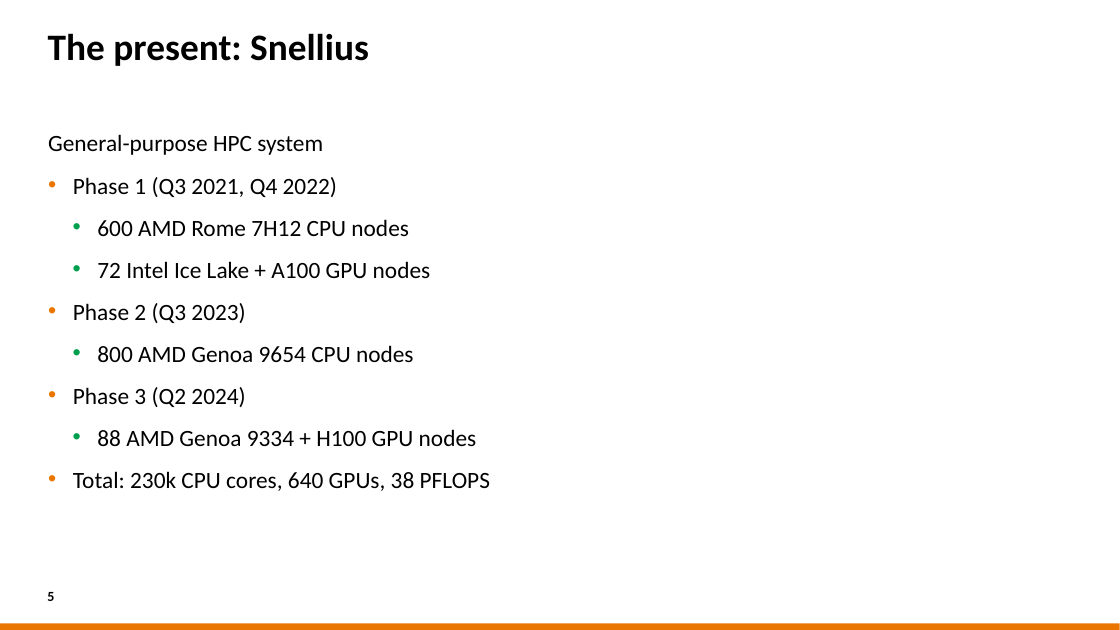
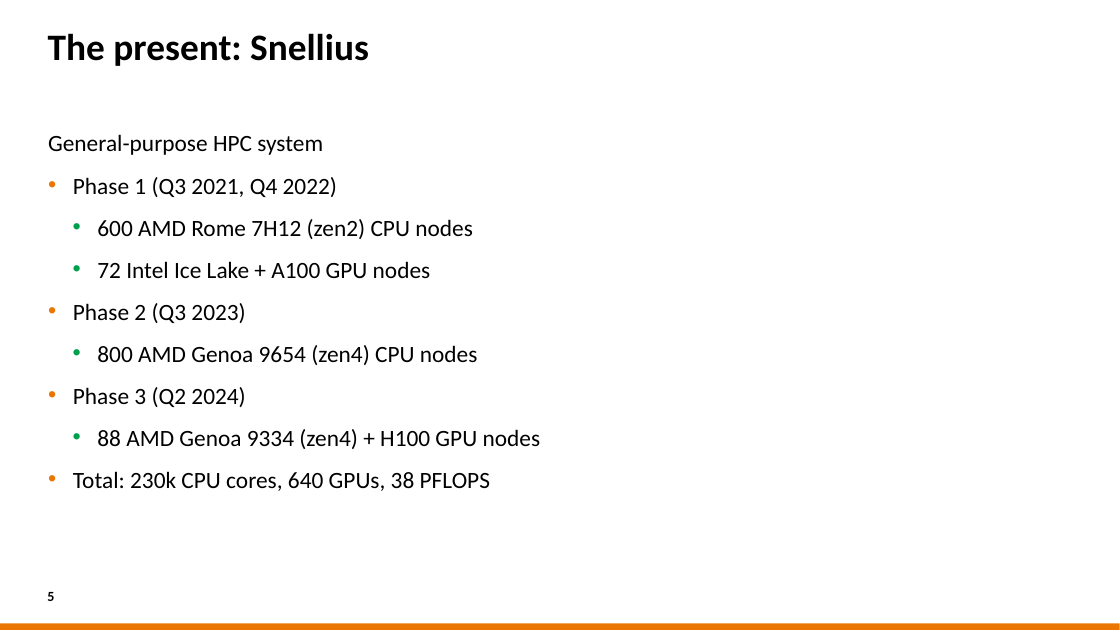
Before and after one commit to casparvl/EUM25, a slide deck: slide 5 of 2025-03-18 EasyBuild User Meeting - EasyBuild at SURF.pptx. Drawn at 1120x630 pixels with LibreOffice and Linux fonts; fonts in the diff are those of the drawing; background and template pictures are left out. Boxes give left, top, right and bottom in pixels: in the first picture for what was removed or moved away, otherwise in the second. Text is boxed around its words. In the diff, an @@ line names an element or a change of style, - is before the commit and + after.

```diff
--- a/2025-03-18 EasyBuild User Meeting - EasyBuild at SURF.pptx
+++ b/2025-03-18 EasyBuild User Meeting - EasyBuild at SURF.pptx
@@ text at bbox=[97, 219, 473, 239]: text changed @@
-  • 600 AMD Rome 7H12 CPU nodes
+  • 600 AMD Rome 7H12 (zen2) CPU nodes
@@ text at bbox=[97, 345, 478, 365]: text changed @@
-  • 800 AMD Genoa 9654 CPU nodes
+  • 800 AMD Genoa 9654 (zen4) CPU nodes
@@ text at bbox=[97, 429, 541, 449]: text changed @@
-  • 88 AMD Genoa 9334 + H100 GPU nodes
+  • 88 AMD Genoa 9334 (zen4) + H100 GPU nodes
```
Also in this commit, not shown: 7 other slides changed, 2 slides added, 1 other file.
